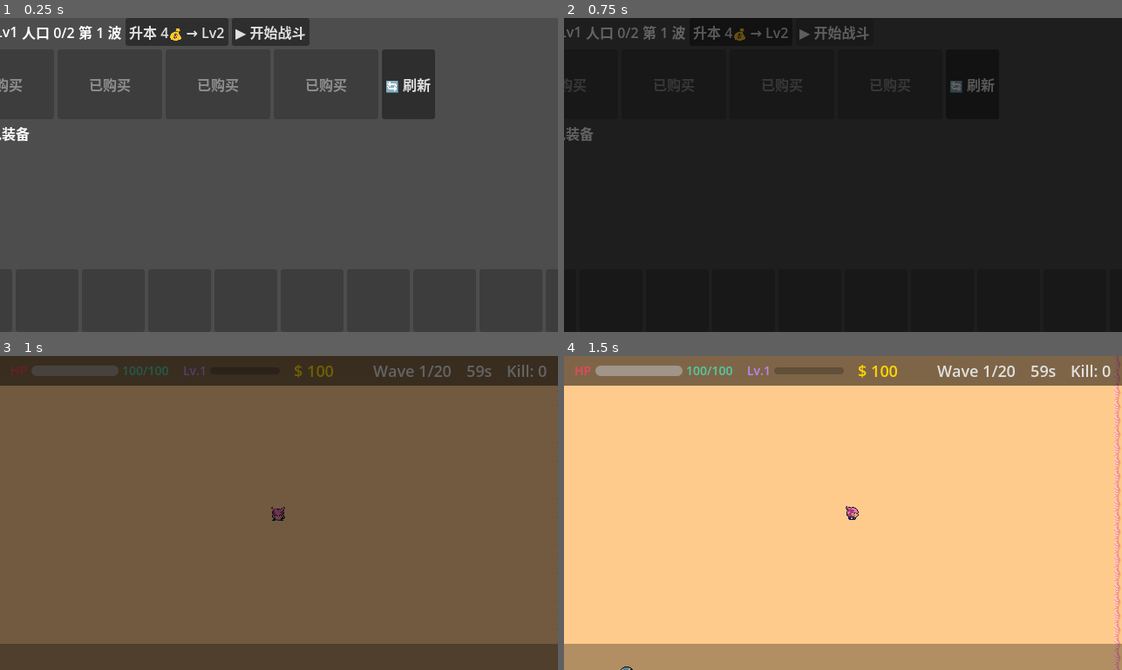
Above: before the commit, frames 1-4 (two rows, left to right).
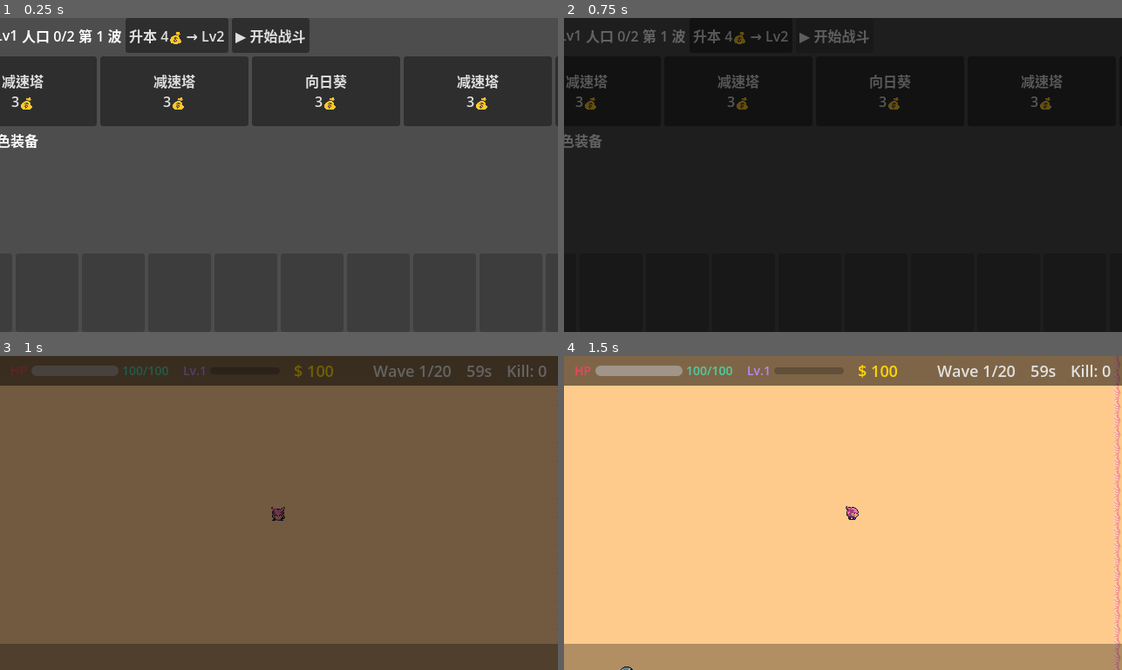
Above: after the commit, the same moments.

Repository: felang/utoland
Game: Godot game, scene res://scenes/ui/shop.tscn
Two runs of this game, one before a commit and one after it. Both use one fixed random seed, a clock stepped at 60 frames per second and the inputs below. This scene is started directly instead of the project's main scene.
Inputs (mouse positions are in pixels of both pictures, inside the frame that each line leads up to):
- Up to frame 1 (0.25 s): no input
- Up to frame 2 (0.75 s): click "▶ 开始战斗" at 0.5 s
- Up to frame 3 (1 s): no input
- Up to frame 4 (1.5 s): move the mouse to (965, 497) at 1.27 s; hold D (move_right) from 1.28 s (still down); click (965, 497) at 1.42 s

The runs differ from the first frame. In frame 1, 11% of the frame differs, in the area x 0-100%, y 2-42%; in frame 2, 2.6%; in frame 3, nothing differs; in frame 4, nothing differs.
Error before the commit: Invalid access to property or key of type 'String' on a base object of type 'Dictionary'. (res://scripts/systems/shop_manager.gd:99)

Commit message:
fix: 商店场景 — 修复空推荐ID崩溃, 修正UI anchor/size flags
Co-Authored-By: Claude Opus 4.6 (1M context) <noreply@anthropic.com>

Diff:
--- a/scenes/ui/shop.tscn
+++ b/scenes/ui/shop.tscn
@@ -18,6 +18,7 @@
 anchor_bottom = 1.0
 
 [node name="TopBar" type="HBoxContainer" parent="VBoxContainer" unique_id=1926842642]
+custom_minimum_size = Vector2(0, 40)
 layout_mode = 2
 
 [node name="CoinsLabel" type="Label" parent="VBoxContainer/TopBar" unique_id=530363102]
@@ -48,27 +49,32 @@
 
 [node name="ShopBar" type="HBoxContainer" parent="VBoxContainer" unique_id=86163388]
 unique_name_in_owner = true
+custom_minimum_size = Vector2(0, 80)
 layout_mode = 2
 
 [node name="ShopSlot0" type="Button" parent="VBoxContainer/ShopBar" unique_id=1211617379]
 unique_name_in_owner = true
 custom_minimum_size = Vector2(120, 80)
 layout_mode = 2
+size_flags_horizontal = 3
 
 [node name="ShopSlot1" type="Button" parent="VBoxContainer/ShopBar" unique_id=862778192]
 unique_name_in_owner = true
 custom_minimum_size = Vector2(120, 80)
 layout_mode = 2
+size_flags_horizontal = 3
 
 [node name="ShopSlot2" type="Button" parent="VBoxContainer/ShopBar" unique_id=1209606668]
 unique_name_in_owner = true
 custom_minimum_size = Vector2(120, 80)
 layout_mode = 2
+size_flags_horizontal = 3
 
 [node name="ShopSlot3" type="Button" parent="VBoxContainer/ShopBar" unique_id=1743237205]
 unique_name_in_owner = true
 custom_minimum_size = Vector2(120, 80)
 layout_mode = 2
+size_flags_horizontal = 3
 
 [node name="RefreshButton" type="Button" parent="VBoxContainer/ShopBar" unique_id=730887787]
 unique_name_in_owner = true
@@ -77,18 +83,21 @@
 
 [node name="MainArea" type="HBoxContainer" parent="VBoxContainer" unique_id=1764343093]
 layout_mode = 2
+size_flags_horizontal = 3
 size_flags_vertical = 3
 
 [node name="EquipPanel" type="VBoxContainer" parent="VBoxContainer/MainArea" unique_id=1742472699]
 unique_name_in_owner = true
-custom_minimum_size = Vector2(120, 0)
+custom_minimum_size = Vector2(140, 0)
 layout_mode = 2
 
 [node name="MapArea" type="Control" parent="VBoxContainer/MainArea" unique_id=920566335]
 unique_name_in_owner = true
 layout_mode = 2
 size_flags_horizontal = 3
+size_flags_vertical = 3
 
 [node name="BagBar" type="HBoxContainer" parent="VBoxContainer" unique_id=1634723327]
 unique_name_in_owner = true
+custom_minimum_size = Vector2(0, 90)
 layout_mode = 2
--- a/scripts/systems/shop_manager.gd
+++ b/scripts/systems/shop_manager.gd
@@ -11,8 +11,10 @@
 	GameData.shop_slots = []
 	var guaranteed_ids: Array[String] = []
 	if is_first:
-		guaranteed_ids.append(GameData._recommended_weapon)
-		guaranteed_ids.append(GameData._recommended_tower)
+		if GameData._recommended_weapon != "" and _has_item(GameData._recommended_weapon):
+			guaranteed_ids.append(GameData._recommended_weapon)
+		if GameData._recommended_tower != "" and _has_item(GameData._recommended_tower):
+			guaranteed_ids.append(GameData._recommended_tower)
 	for i in config.slot_count:
 		if i < guaranteed_ids.size():
 			var item_id: String = guaranteed_ids[i]
@@ -93,10 +95,16 @@
 			pool.append(id)
 	return pool
 
+func _has_item(item_id: String) -> bool:
+	return GameConfig.weapons.has(item_id) or GameConfig.towers.has(item_id)
+
 func _get_item_data(item_id: String) -> Resource:
 	if GameConfig.weapons.has(item_id):
 		return GameConfig.weapons[item_id]
-	return GameConfig.towers[item_id]
+	if GameConfig.towers.has(item_id):
+		return GameConfig.towers[item_id]
+	push_error("未知物品 ID: " + item_id)
+	return null
 
 func _get_item_type(item_id: String) -> String:
 	if GameConfig.weapons.has(item_id):
